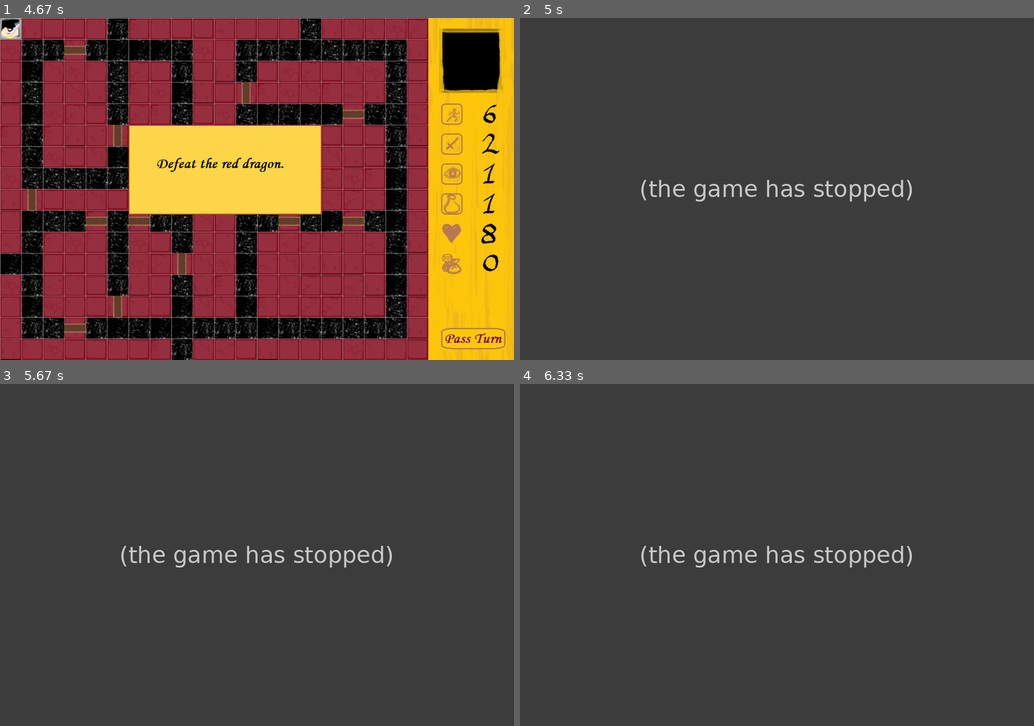
Above: before the commit, frames 1-4 (two rows, left to right).
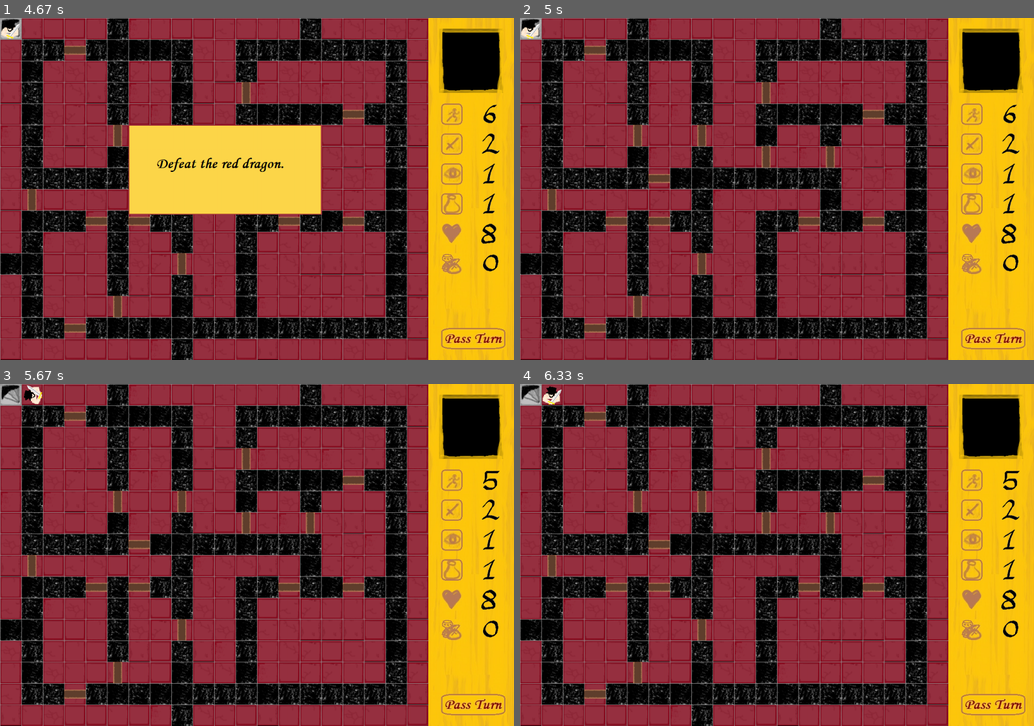
Above: after the commit, the same moments.

Repository: SapporoAlex/Game-Dungeon-Quest
Game: pygame game, started from Dungeon Quest.py
The game is run twice, just before and just after one commit, with the same random seed, the same clock (stepped at 60 frames per second) and the same inputs.
Inputs (mouse positions are in pixels of both pictures, inside the frame that each line leads up to):
- Up to frame 1 (4.67 s): click (257, 209) at 0.38 s; click (257, 250) at 0.83 s; click (257, 250) at 2.65 s
- Up to frame 2 (5 s): no input
- Up to frame 3 (5.67 s): hold Up 5.13-5.6 s; hold Right from 5.63 s (still down)
- Up to frame 4 (6.33 s): release Right at 6.27 s; hold Down from 6.3 s (still down)

Frame 1 is identical in both runs. In frame 2, 96% of the frame differs, in the area x 0-100%, y 0-100%; in frame 3, 96%; in frame 4, 96%.
Error before the commit: NameError: name 'door4' is not defined (Dungeon Quest.py line 1245); the game stopped at 4.95 s (later frames are placeholders)

Commit message:
Update Dungeon Quest.py

Diff:
--- a/Dungeon Quest.py
+++ b/Dungeon Quest.py
@@ -1005,6 +1005,7 @@
         doors.append(door2)
         door3 = Door(300, 350, door_ew)
         doors.append(door3)
+        door4 = 0
         door5 = Door(200, 450, door_ew)
         doors.append(door5)
         door6 = Door(300, 450, door_ew)
